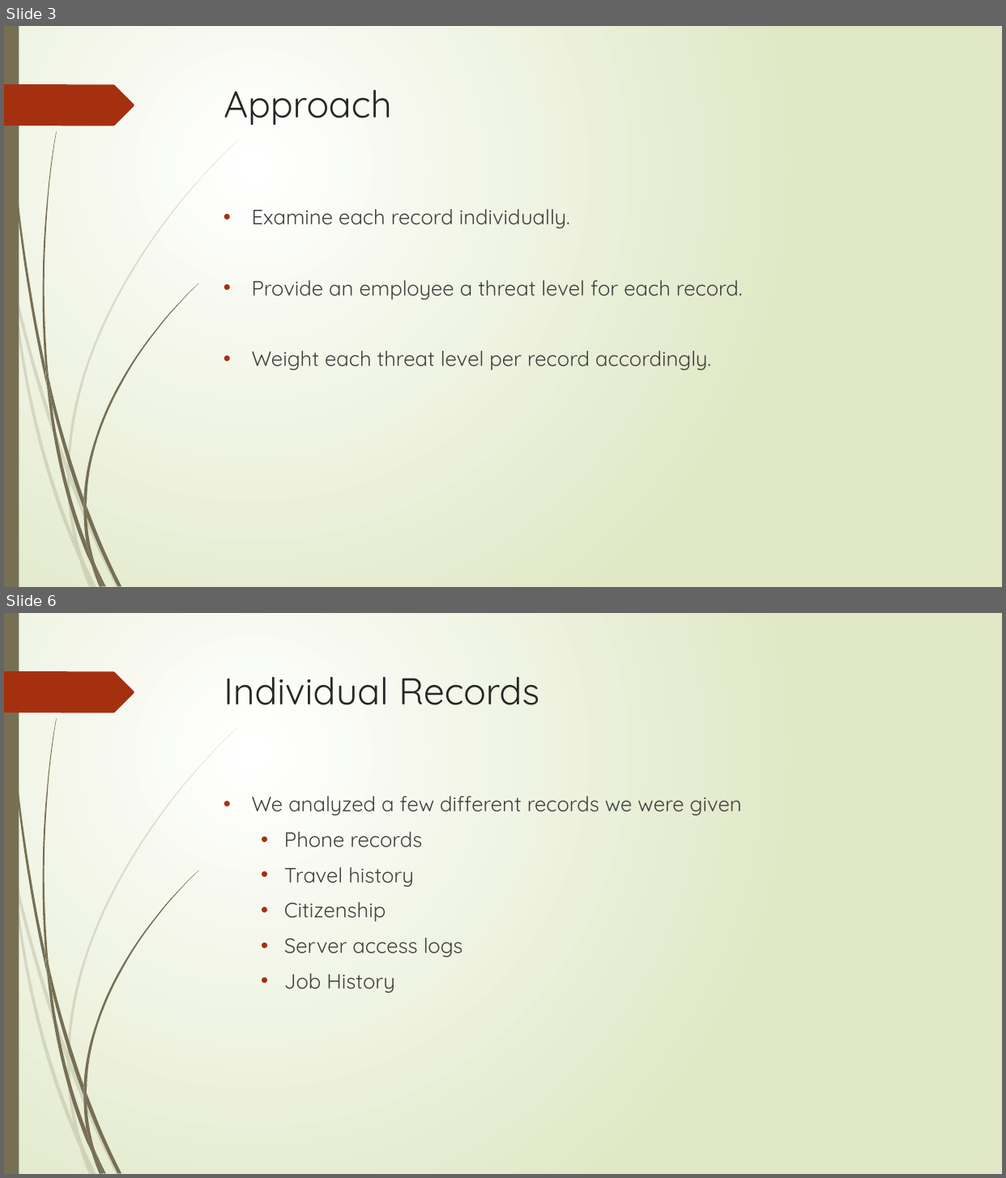
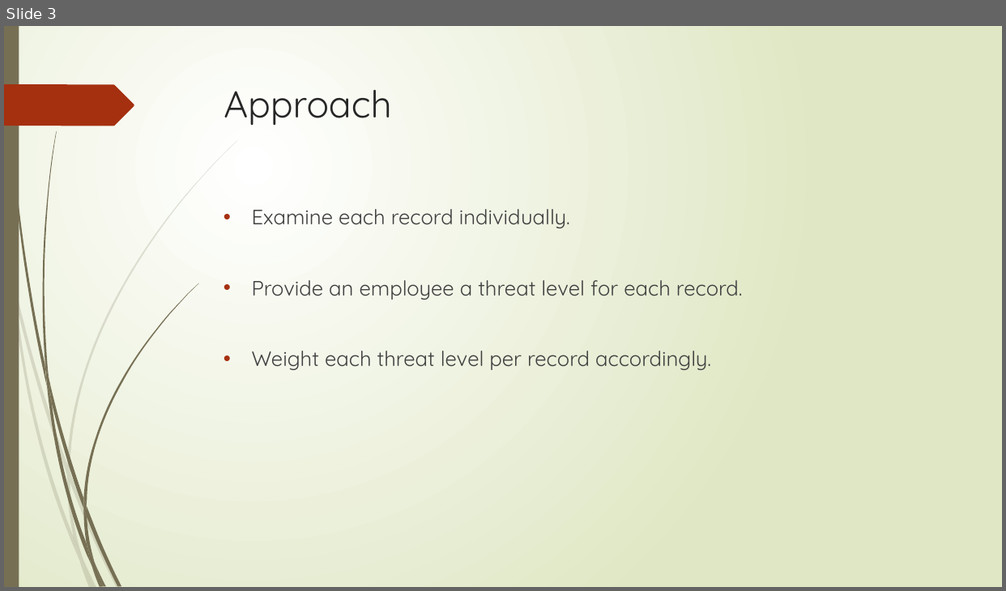
Before and after one commit to jschweizer36/Flyguys, a slide deck: Data Analytics Challenge Final PowerPoint.pptx. Shown one above the other, each under a label of ours: slides 3 and 6 before the commit, slide 3 after it; the slides between them are not shown. The pictures are 1006x1178 and 1006x591 pixels, drawn with LibreOffice and Linux fonts; fonts in the diff are those of the drawing. Boxes give left, top, right and bottom in pixels: in the first picture for what was removed or moved away, otherwise in the second. Text is boxed around its words. In the diff, an @@ line names an element or a change of style, - is before the commit and + after.

```diff
--- a/Data Analytics Challenge Final PowerPoint.pptx
+++ b/Data Analytics Challenge Final PowerPoint.pptx
@@ slide 6 removed at bbox=[4, 613, 1002, 1174], background gradient #FFFFFF to #DFE8C4; not listed: 24 template elements that a slide beside it also shows @@
@@ title removed at bbox=[224, 677, 539, 705] @@
-Individual Records
@@ text removed at bbox=[252, 796, 742, 993] @@
-• We analyzed a few different records we were given
-  • Phone records
-  • Travel history
-  • Citizenship
-  • Server access logs
-  • Job History
```
Also in this commit, not shown: 4 slides changed, 5 slides added, 4 other slides removed, 5 other files.
